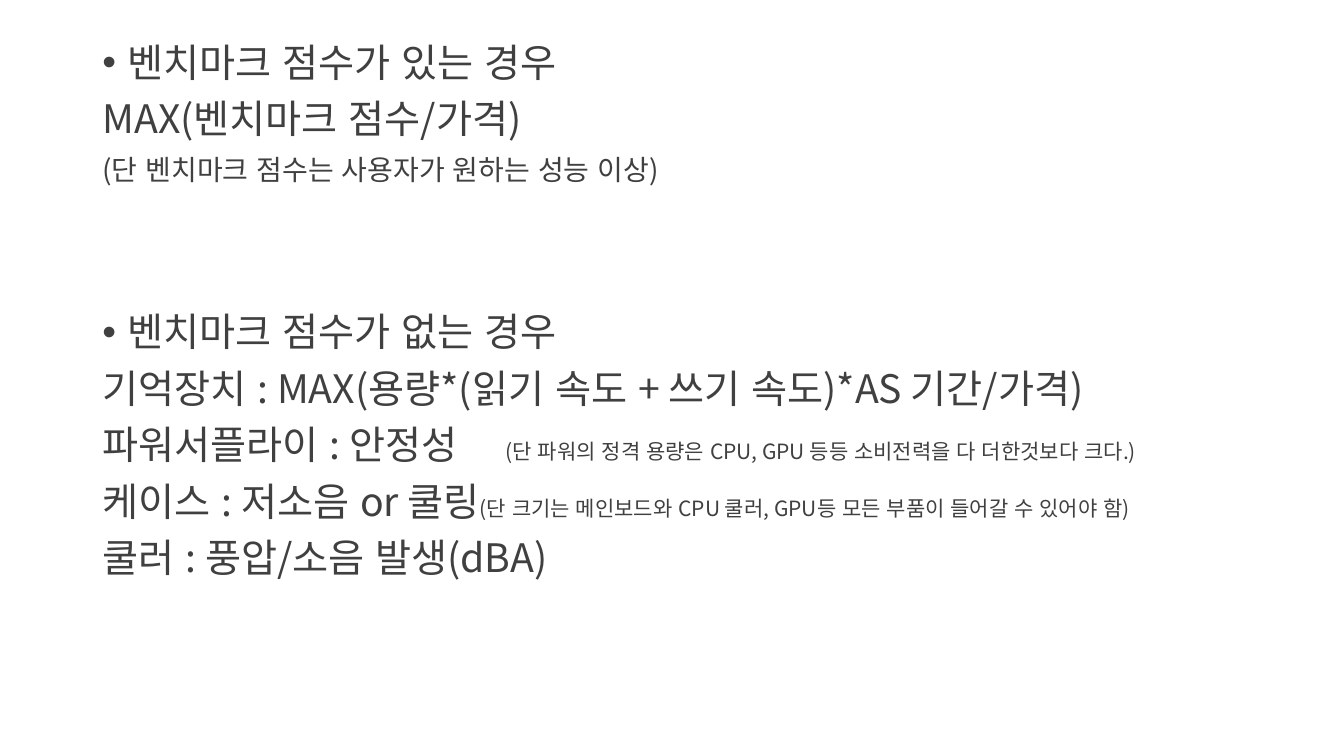
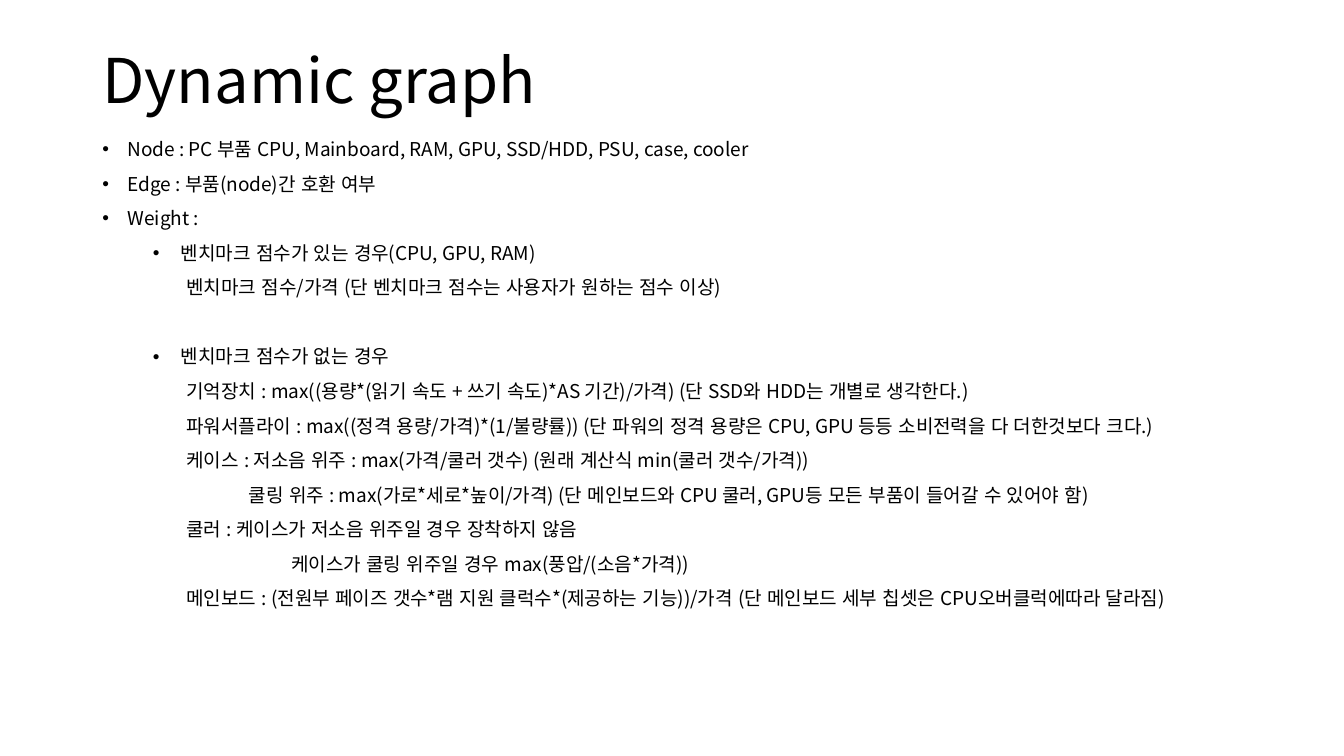
Before and after one commit to yeomyeom/Data-structure-Design, a slide deck: slide 4 of 자료/자료구조설계 개인 프로젝트_조립 PC 견적 추천 프로그램_solutuion.pptx. Drawn at 1344x756 pixels with LibreOffice and Linux fonts; fonts in the diff are those of the drawing; background and template pictures are left out. Boxes give left, top, right and bottom in pixels: in the first picture for what was removed or moved away, otherwise in the second. Text is boxed around its words. In the diff, an @@ line names an element or a change of style, - is before the commit and + after.

```diff
--- a/자료/자료구조설계 개인 프로젝트_조립 PC 견적 추천 프로그램_solutuion.pptx
+++ b/자료/자료구조설계 개인 프로젝트_조립 PC 견적 추천 프로그램_solutuion.pptx
@@ title added at (102, 54, 535, 119), 44 pt, text #000000 @@
+Dynamic graph
@@ text "Node : PC 부품 CPU, ...": place and size @@
-text "Node : PC 부품 CPU, ..." at (102, 44, 1136, 580)
+text "Node : PC 부품 CPU, ..." at (128, 140, 1165, 609)
@@ text at (128, 140, 749, 298): text changed; size 28 to 13.6 pt; text colour #404040 to #000000 @@
-• 벤치마크 점수가 있는 경우
-MAX(벤치마크 점수/가격)
-(단 벤치마크 점수는 사용자가 원하는 성능 이상)
+• Node : PC 부품 CPU, Mainboard, RAM, GPU, SSD/HDD, PSU, case, cooler
+• Edge : 부품(node)간 호환 여부
+• Weight :
+• 벤치마크 점수가 있는 경우(CPU, GPU, RAM)
+벤치마크 점수/가격 (단 벤치마크 점수는 사용자가 원하는 점수 이상)
@@ text at (181, 347, 389, 365): size 28 to 13.6 pt, text colour #404040 to #000000 in "벤치마크 점수가 없는 경우"; indent changed; bullet colour #404040 to #000000 @@
@@ text at (186, 382, 1165, 609): text changed; size 28 to 13.6 pt; text colour #404040 to #000000 @@
-기억장치 : MAX(용량*(읽기 속도 + 쓰기 속도)*AS 기간/가격)
-파워서플라이 : 안정성 (단 파워의 정격 용량은 CPU, GPU 등등 소비전력을 다 더한것보다 크다.)
-케이스 : 저소음 or 쿨링(단 크기는 메인보드와 CPU 쿨러, GPU등 모든 부품이 들어갈 수 있어야 함)
-쿨러 : 풍압/소음 발생(dBA)
+기억장치 : max((용량*(읽기 속도 + 쓰기 속도)*AS 기간)/가격) (단 SSD와 HDD는 개별로 생각한다.)
+파워서플라이 : max((정격 용량/가격)*(1/불량률)) (단 파워의 정격 용량은 CPU, GPU 등등 소비전력을 다 더한것보다 크다.)
+케이스 : 저소음 위주 : max(가격/쿨러 갯수) (원래 계산식 min(쿨러 갯수/가격))
+쿨링 위주 : max(가로*세로*높이/가격) (단 메인보드와 CPU 쿨러, GPU등 모든 부품이 들어갈 수 있어야 함)
+쿨러 : 케이스가 저소음 위주일 경우 장착하지 않음
+케이스가 쿨링 위주일 경우 max(풍압/(소음*가격))
+메인보드 : (전원부 페이즈 갯수*램 지원 클럭수*(제공하는 기능))/가격 (단 메인보드 세부 칩셋은 CPU오버클럭에따라 달라짐)
```
Also in this commit, not shown: 4 other slides changed, 20 slides added.
